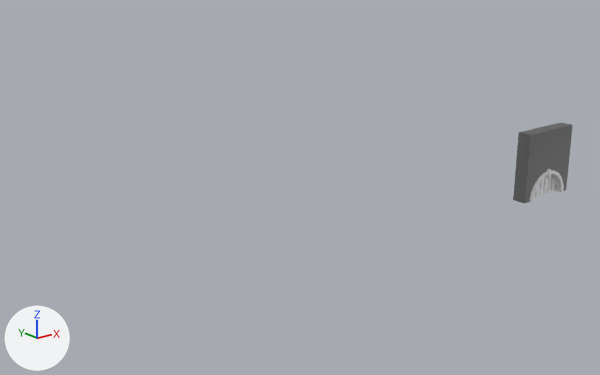
A saved change to the FBX model Assets/Models/DungeonWall_SewerGrate.fbx.
Both versions are drawn from a 50 mm camera at (-0.501, -0.344, 0.188) aimed at (-0.169, 0.071, 0.021). Lighting does not change. The marker at lower left points along +X, +Y and +Z. Where no turn or scale is listed for an object, it has been applied to the vertices.

In view in the first picture: 'SM_DungeonWall_Sewer'.
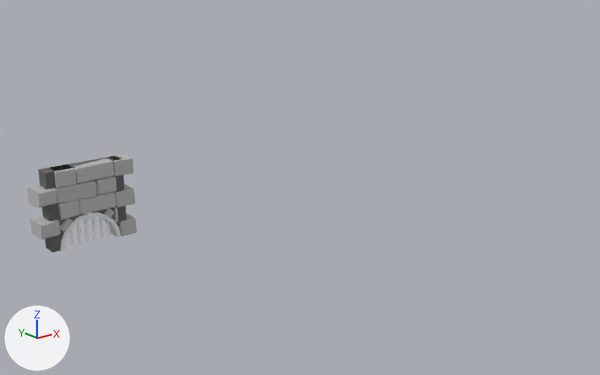
What differs and where, as boxes (x1, y1, x2, y2) in the pictures (600 x 375 px):
'SM_DungeonWall_Sewer', reshaped, moved (82% wider, 25% taller)
    before: (513, 123, 573, 203)
    after: (27, 153, 137, 253)
part 1 of me_mesh, added
    after: (27, 153, 137, 240)

What changed in the scene script:
```text
Add mat_lambert1:
    mat_lambert1 = principled_material('lambert1')
    mat_lambert1.base_color = (0.5, 0.5, 0.5)  # grey #bcbcbc
Change me_mesh:
    used by ob_sm_dungeonwall_sewer; location = (0.0, 0.0, 0.025)
    remove me_mesh.from_pydata(...)  # 398 vertices, 525 faces; spans x -0.025..0.025, y -0.007..0.005, z -0.025..0.025
    add me_mesh.from_pydata(...)  # 690 vertices, 801 faces; spans x -0.0323..0.0323, y -0.0076..0.0076, z -0.0252..0.0255
    me_mesh part 1
    222 vertices are added at x -0.0323..0.0323, y -0.0076..0.0076, z -0.0252..0.0255
    12 new vertices lie (0.0, 0.0, 0.009) away from vertices in x -0.0194..0.0323, y -0.0071..0.0076, z 0.0155
    12 new vertices lie (0.0, 0.0, 0.0075) away from vertices in x -0.0323..0.0189, y -0.0073..0.0071, z 0.0062
    9 new vertices lie (0.0, 0.0011, 0.001) away from vertices in x 0.0169..0.0312, y -0.007..0.006, z -0.0251..0.0041
    8 new vertices lie (0.0004, 0.0, -0.009) away from vertices in x -0.0197..0.0306, y -0.0072..0.007, z 0.0041..0.0047
    7 new vertices lie (0.0001, -0.0011, -0.001) away from vertices in x -0.0322..0.0184, y -0.006..0.0075, z -0.0141..0.0053
    6 new vertices lie (0.0, 0.0011, -0.001) away from vertices in x -0.0323..0.0309, y -0.007..0.0059, z -0.0238..-0.005
    6 new vertices lie (0.0, 0.0005, -0.0085) away from vertices in x -0.0194..0.0056, y -0.0076..0.0071, z 0.014..0.0149
    5 new vertices lie (0.0049, 0.0, 0.0049) away from vertices in x -0.0194..-0.0164, y -0.007..0.0071, z -0.013..-0.01
    5 new vertices lie (0.0001, -0.0011, 0.001) away from vertices in x -0.0312..0.0184, y -0.0063..0.0075, z -0.0151..-0.0047
    276 new faces join them, mat_lambert1 (grey #bcbcbc)
    add me_mesh.materials.append(mat_lambert1)  # grey #bcbcbc
Change ob_sm_dungeonwall_sewer:
    ob_sm_dungeonwall_sewer.location: (0.0, 0.0, 0.025) -> (-0.3, 0.12, 0.025)
```
